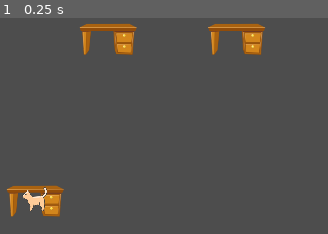
Above: before the commit, frame 1.
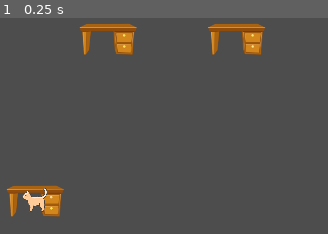
Above: after the commit, the same moment.

Repository: Mateusz-Birembaut/POA_SMA
Game: Godot game, scene res://src/main.tscn
Two runs of this game, one before a commit and one after it. Both use one fixed random seed, a clock stepped at 60 frames per second and the inputs below.
Inputs:
- Up to frame 1 (0.25 s): no input
The pictures show only the part of the screen within x 0-50%, y 50-100%; the shares and areas given below are measured in that part.

The runs differ from the first frame. In frame 1, 0.1% of the frame differs, in the area x 7-15%, y 78-90%.

Commit message:
(pas fini) collision entre agent avec plus petite hitbox

Diff:
--- a/src/agent.gd
+++ b/src/agent.gd
@@ -1,4 +1,4 @@
-class_name Agent extends CharacterBody2D
+class_name Agent extends Node
 
 enum States {WORK, CHASE, COMEBACK, LEAVE, COLLECT, READY}
 
@@ -10,9 +10,10 @@
 		sprite.texture = value
 
 @onready var env = get_parent()
-@onready var sprite : Sprite2D = $Sprite2D
-@onready var shape : CollisionShape2D = $CollisionShape2D
-@onready var nav : NavigationAgent2D = $NavigationAgent2D
+@onready var sprite : Sprite2D = %Sprite2D
+@onready var nav : NavigationAgent2D = %NavigationAgent2D
+@onready var agent : CharacterBody2D = %Agent
+@onready var mini_agent : CharacterBody2D = $mini_agent
 
 var initial_position : Vector2
 var state : States
@@ -22,19 +23,26 @@
 
 func _ready() -> void:
 	sprite_texture = sprite_texture
-	initial_position = position
 	state = States.WORK
-
+	if initial_position:
+		agent.position = initial_position
+		mini_agent.position = initial_position
+	else:
+		initial_position = agent.position
 
 
 func _physics_process(delta):
-	velocity *= speed * delta
-	#move_and_collide(velocity)
-	move_and_slide()
+	agent.velocity *= speed * delta
+	if agent.move_and_slide():
+		mini_agent.position = agent.position
+	else:
+		mini_agent.velocity *= speed * delta
+		mini_agent.move_and_slide()
 
 
 func look_towards(p_position: Vector2 ) -> void:
-	velocity = (p_position - position).normalized()
+	agent.velocity = (p_position - agent.position).normalized()
+	mini_agent.velocity = (p_position - mini_agent.position).normalized()
 
 
 func see() -> void:
--- a/src/agent.tscn
+++ b/src/agent.tscn
@@ -1,18 +1,35 @@
-[gd_scene load_steps=3 format=3 uid="uid://bifqeet5uhpgr"]
+[gd_scene load_steps=4 format=3 uid="uid://bifqeet5uhpgr"]
 
 [ext_resource type="Texture2D" uid="uid://ddnam5qi8s0gm" path="res://assets/missing.png" id="1_j5m1o"]
 
 [sub_resource type="CircleShape2D" id="CircleShape2D_88gaf"]
 radius = 25.0
 
-[node name="Agent" type="CharacterBody2D"]
+[sub_resource type="CircleShape2D" id="CircleShape2D_aa5el"]
+radius = 9.0
+
+[node name="Node" type="Node"]
+
+[node name="Agent" type="CharacterBody2D" parent="."]
+unique_name_in_owner = true
 scale = Vector2(0.75, 0.75)
+collision_layer = 0
 
-[node name="Sprite2D" type="Sprite2D" parent="."]
+[node name="Sprite2D" type="Sprite2D" parent="Agent"]
+unique_name_in_owner = true
 scale = Vector2(0.25, 0.25)
 texture = ExtResource("1_j5m1o")
 
-[node name="CollisionShape2D" type="CollisionShape2D" parent="."]
+[node name="CollisionShape2D" type="CollisionShape2D" parent="Agent"]
 shape = SubResource("CircleShape2D_88gaf")
 
-[node name="NavigationAgent2D" type="NavigationAgent2D" parent="."]
+[node name="NavigationAgent2D" type="NavigationAgent2D" parent="Agent"]
+unique_name_in_owner = true
+debug_enabled = true
+
+[node name="mini_agent" type="CharacterBody2D" parent="."]
+collision_layer = 2
+collision_mask = 3
+
+[node name="CollisionShape2D" type="CollisionShape2D" parent="mini_agent"]
+shape = SubResource("CircleShape2D_aa5el")
--- a/src/environment.gd
+++ b/src/environment.gd
@@ -44,8 +44,10 @@
 			add_child(new_desk)
 			if i * 5 + j < number_of_students:
 				var new_student : Agent = student_scene.instantiate()
-				new_student.position = Vector2i(x, y)
+				new_student.initial_position = Vector2i(x, y)
 				add_child(new_student)
+				#new_student.agent.position = Vector2i(x, y)
+				#new_student.mini_agent.position = Vector2i(x, y)
 				students.append(new_student)
 			x += 120 + 65
 
@@ -56,8 +58,8 @@
 	var student_to_chase = null
 	var min_distance = 100000
 	for student in students:
-		if student.state == Agent.States.LEAVE or student.state == Agent.States.COLLECT  :
-			var distanceToCandies = (student.position - candies.position).length()
+		if student.state == Agent.States.LEAVE or student.state == Agent.States.COLLECT:
+			var distanceToCandies = (student.agent.position - candies.position).length()
 			if distanceToCandies < min_distance:
 				min_distance = distanceToCandies
 				student_to_chase = student
--- a/src/main.tscn
+++ b/src/main.tscn
@@ -36,8 +36,6 @@
 
 [node name="Prof" parent="." instance=ExtResource("3_4dp1j")]
 unique_name_in_owner = true
-position = Vector2(95, 572)
-collision_layer = 0
 script = ExtResource("4_vctu3")
 sprite_texture = ExtResource("4_348a0")
 
--- a/src/prof.gd
+++ b/src/prof.gd
@@ -7,6 +7,8 @@
 func _ready() -> void:
 	super._ready()
 	speed = 7500
+	agent.position = Vector2i(95, 573)
+	mini_agent.position = agent.position
 
 
 func _process(delta: float) -> void:
@@ -16,24 +18,25 @@
 
 		States.CHASE:
 			#check_students() # a commenter si on ne veut pas changer de "cible"
-			nav.target_position = student_to_chase.position
+			nav.target_position = student_to_chase.agent.position
 			look_towards(nav.get_next_path_position())
 
-			if (position - student_to_chase.position).length() <= 50:
+			if (agent.position - student_to_chase.agent.position).length() <= 40:
 				print(name, " renvoit un élève au travail")
 				student_to_chase.send_to_work()
 				print(name, " passe à l'état COMEBACK")
 				state = States.COMEBACK
 
 		States.COMEBACK:
-			if (nav.get_final_position() - global_position).length() > 30:
+			if (nav.get_final_position() - agent.global_position).length() > 30:
 				nav.target_position = initial_position
 				look_towards(nav.get_next_path_position())
 			else:
 				look_towards(initial_position)
-			if (position - initial_position).length() <= 5:
+			if (agent.position - initial_position).length() <= 5:
 				nav.target_position = Vector2()
-				velocity = Vector2()
+				agent.velocity = Vector2()
+				mini_agent.velocity = Vector2()
 				print(name, " passe à l'état WORK")
 				state = States.WORK
 			check_students()
@@ -45,9 +48,12 @@
 		var direction_y = Input.get_axis("ui_up", "ui_down")
 
 		if direction_x and direction_y:
-			velocity.x = direction_x * speed * delta
-			velocity.y = direction_y * speed * delta
-			move_and_slide()
+			agent.velocity.x = direction_x * speed * delta
+			agent.velocity.y = direction_y * speed * delta
+			agent.move_and_slide()
+			mini_agent.velocity.x = direction_x * speed * delta
+			mini_agent.velocity.y = direction_y * speed * delta
+			mini_agent.move_and_slide()
 		else:
 			super._physics_process(delta)
 	else:
--- a/src/student.gd
+++ b/src/student.gd
@@ -56,21 +56,23 @@
 					move_none()
 				Strategies.DODGE:
 					move_dodge()
-			if (position - env.candies.position).length() <= 60:
+			if (agent.position - env.candies.position).length() <= 40:
 				nav.target_position = Vector2()
-				velocity = Vector2()
+				agent.velocity = Vector2()
+				mini_agent.velocity = Vector2()
 				print(name, " passe à l'état COLLECT")
 				state = States.COLLECT
 
 		States.COMEBACK:
-			if (nav.get_final_position() - global_position).length() > 30:
+			if (nav.get_final_position() - agent.global_position).length() > 30:
 				nav.target_position = initial_position
 				look_towards(nav.get_next_path_position())
 			else:
 				look_towards(initial_position)
-			if (position - initial_position).length() <= 5:
+			if (agent.position - initial_position).length() <= 5:
 				nav.target_position = Vector2()
-				velocity = Vector2()
+				agent.velocity = Vector2()
+				mini_agent.velocity = Vector2()
 				print(name, " passe à l'état WORK")
 				state = States.WORK
 
@@ -92,14 +94,14 @@
 
 func move_dodge() -> void :
 		if env.prof.student_to_chase == self:
-			var direction_away_from_prof = (position - env.prof.position).normalized()
-			var distance_away_from_prof = (position - env.prof.position).length()
-			var distance_from_candies = (position - env.candies.position).length()
+			var direction_away_from_prof = (agent.position - env.prof.agent.position).normalized()
+			var distance_away_from_prof = (agent.position - env.prof.agent.position).length()
+			var distance_from_candies = (agent.position - env.candies.position).length()
 			if distance_away_from_prof <= evade_range and distance_from_candies >= 100:
-				var candies_direction = (env.candies.position - position).normalized()
+				var candies_direction = (env.candies.position - agent.position).normalized()
 				var ratio = distance_away_from_prof / evade_range
 				var movement_direction = ((1 - ratio) * direction_away_from_prof) + (ratio * candies_direction)
-				var movement_position = position + movement_direction
+				var movement_position = agent.position + movement_direction
 				look_towards(movement_position)
 			else:
 				look_towards(env.candies.position)
